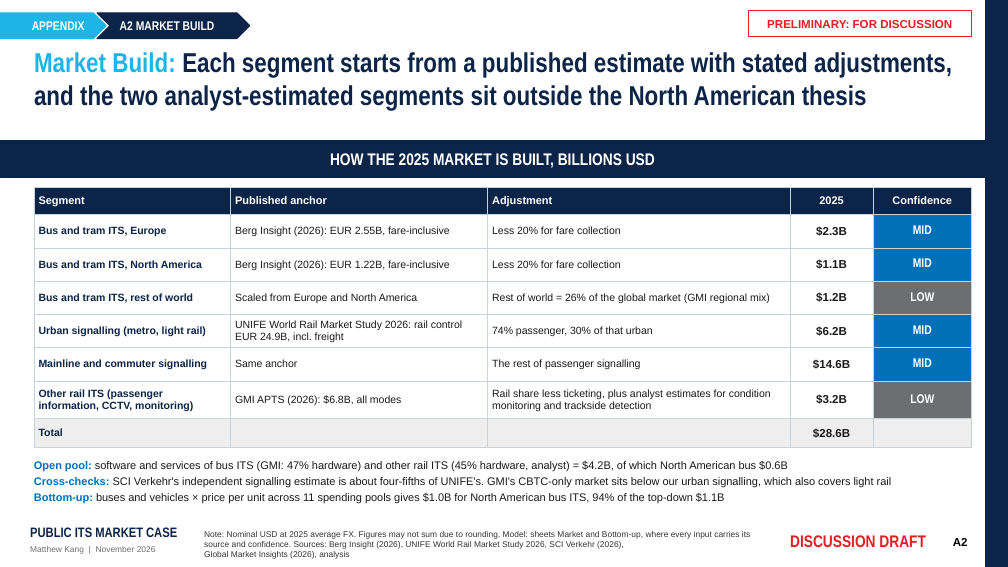
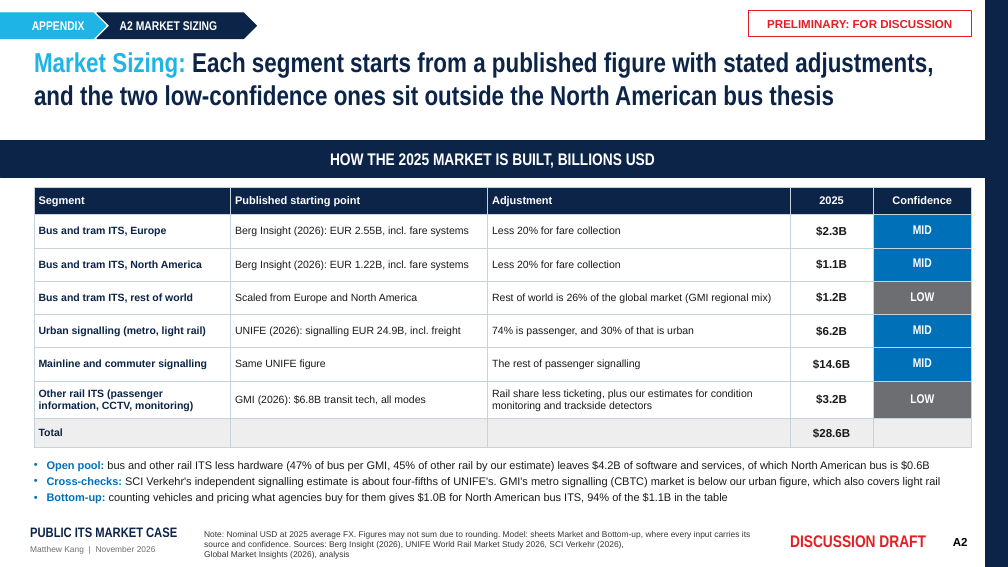
Before and after one commit to matthewkang858/Project-2-, a slide deck: slide 3 of its-market-case/deck/Public_ITS_Market_Case_Appendix.pptx. Drawn at 1008x567 pixels with LibreOffice and Linux fonts; fonts in the diff are those of the drawing. Boxes give left, top, right and bottom in pixels: in the first picture for what was removed or moved away, otherwise in the second. Text is boxed around its words. In the diff, an @@ line names an element or a change of style, - is before the commit and + after.

```diff
--- a/its-market-case/deck/Public_ITS_Market_Case_Appendix.pptx
+++ b/its-market-case/deck/Public_ITS_Market_Case_Appendix.pptx
@@ chevron: place and size @@
-chevron at (97,13,250,39)
+chevron at (97,13,256,39)
@@ text at (120,21,217,30): text changed @@
-A2 MARKET BUILD
+A2 MARKET SIZING
@@ title at (34,52,933,106): text changed @@
-Market Build: Each segment starts from a published estimate with stated adjustments, and the two analyst-estimated segments sit outside the North American thesis
+Market Sizing: Each segment starts from a published figure with stated adjustments, and the two low-confidence ones sit outside the North American bus thesis
@@ table at (34,188,972,441) @@
-row 1, column 2: Published anchor
+row 1, column 2: Published starting point
-row 2, column 2: Berg Insight (2026): EUR 2.55B, fare-inclusive
+row 2, column 2: Berg Insight (2026): EUR 2.55B, incl. fare systems
-row 3, column 2: Berg Insight (2026): EUR 1.22B, fare-inclusive
+row 3, column 2: Berg Insight (2026): EUR 1.22B, incl. fare systems
-row 4, column 3: Rest of world = 26% of the global market (GMI regional mix)
+row 4, column 3: Rest of world is 26% of the global market (GMI regional mix)
-row 5, column 2: UNIFE World Rail Market Study 2026: rail control EUR 24.9B, incl. freight
+row 5, column 2: UNIFE (2026): signalling EUR 24.9B, incl. freight
-row 5, column 3: 74% passenger, 30% of that urban
+row 5, column 3: 74% is passenger, and 30% of that is urban
-row 6, column 2: Same anchor
+row 6, column 2: Same UNIFE figure
-row 7, column 2: GMI APTS (2026): $6.8B, all modes
+row 7, column 2: GMI (2026): $6.8B transit tech, all modes
-row 7, column 3: Rail share less ticketing, plus analyst estimates for condition monitoring and trackside detection
+row 7, column 3: Rail share less ticketing, plus our estimates for condition monitoring and trackside detectors
@@ text at (47,461,941,504): text changed @@
-• Open pool: software and services of bus ITS (GMI: 47% hardware) and other rail ITS (45% hardware, analyst) = $4.2B, of which North American bus $0.6B
-• Cross-checks: SCI Verkehr's independent signalling estimate is about four-fifths of UNIFE's. GMI's CBTC-only market sits below our urban signalling, which also covers light rail
-• Bottom-up: buses and vehicles × price per unit across 11 spending pools gives $1.0B for North American bus ITS, 94% of the top-down $1.1B
+• Open pool: bus and other rail ITS less hardware (47% of bus per GMI, 45% of other rail by our estimate) leaves $4.2B of software and services, of which North American bus is $0.6B
+• Cross-checks: SCI Verkehr's independent signalling estimate is about four-fifths of UNIFE's. GMI's metro signalling (CBTC) market is below our urban figure, which also covers light rail
+• Bottom-up: counting vehicles and pricing what agencies buy for them gives $1.0B for North American bus ITS, 94% of the $1.1B in the table
```
Also in this commit, not shown: 6 other slides changed, 3 other files.
